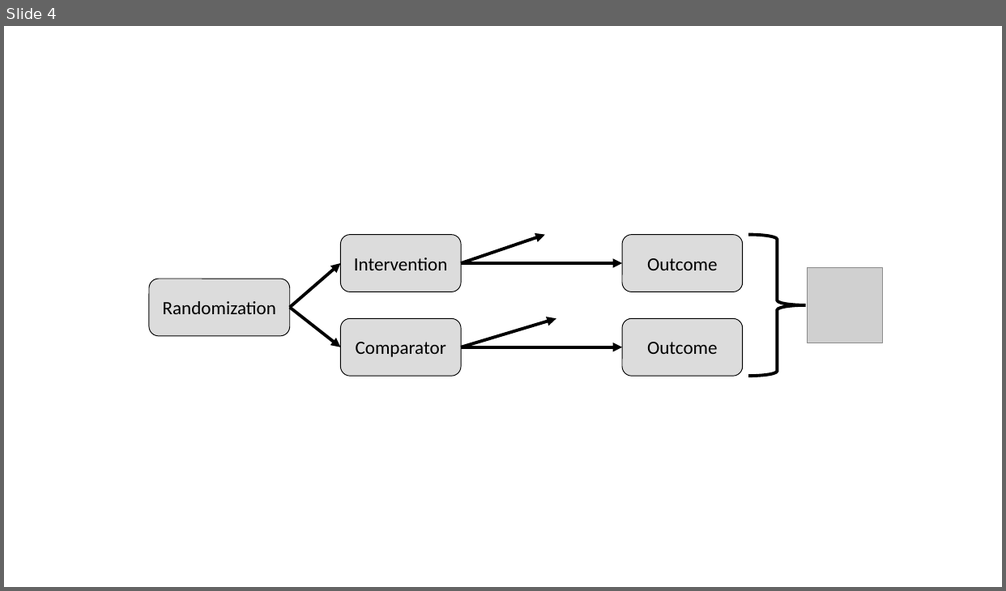
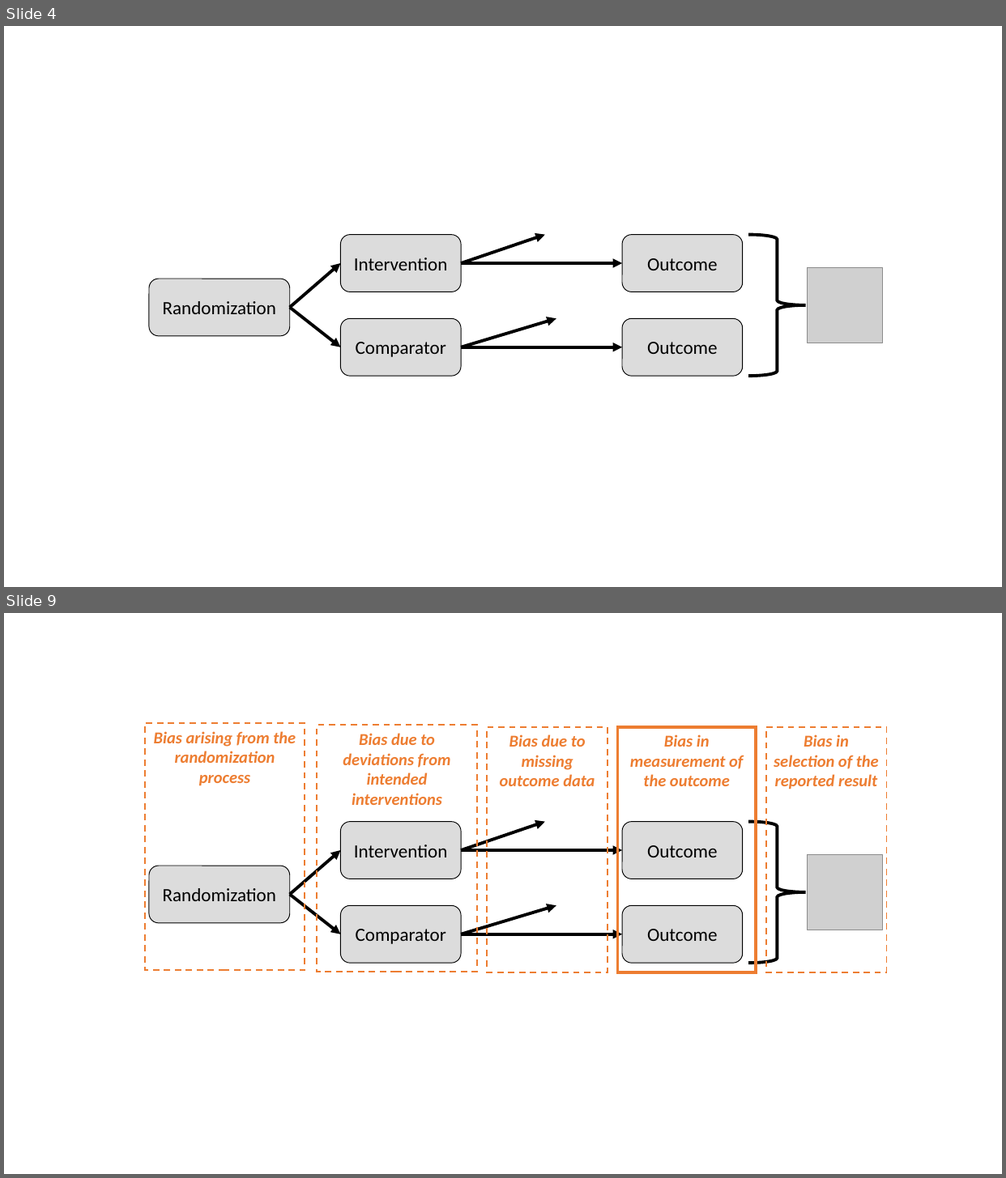
Before and after one commit to mcguinlu/ESI-ROB2-intro, a slide deck: resources/diagrams.pptx. Shown one above the other, each under a label of ours: slide 4 before the commit, slides 4 and 9 after it; the slides between them are not shown. The pictures are 1006x591 and 1006x1178 pixels, drawn with LibreOffice and Linux fonts; fonts in the diff are those of the drawing; grey boxes stand for pictures. Boxes give left, top, right and bottom in pixels: in the first picture for what was removed or moved away, otherwise in the second. Text is boxed around its words. In the diff, an @@ line names an element or a change of style, - is before the commit and + after.

```diff
--- a/resources/diagrams.pptx
+++ b/resources/diagrams.pptx
@@ slide 9 added at bbox=[4, 613, 1002, 1174], background #FFFFFF @@
@@ rectangle added at bbox=[145, 723, 305, 970], outline #ED7D31 1.5 pt dashed, 16 pt, text #ED7D31, bold, italic @@
+Bias arising from the randomization process
@@ rectangle added at bbox=[317, 726, 477, 973], outline #ED7D31 1.5 pt dashed, 16 pt, text #ED7D31, bold, italic @@
+Bias due to deviations from intended interventions
@@ rectangle added at bbox=[487, 726, 607, 973], outline #ED7D31 1.5 pt dashed, 16 pt, text #ED7D31, bold, italic @@
+Bias due to missing outcome data
@@ rectangle added at bbox=[618, 726, 756, 973], outline #ED7D31 3 pt, 16 pt, text #ED7D31, bold, italic @@
+Bias in measurement of the outcome
@@ rectangle added at bbox=[766, 726, 887, 973], outline #ED7D31 1.5 pt dashed, 16 pt, text #ED7D31, bold, italic @@
+Bias in selection of the reported result
@@ rounded rectangle added at bbox=[341, 822, 462, 879], fill #DCDCDC, outline #000000 0.75 pt, 18 pt, text #000000 @@
+Intervention
@@ arrow added from (462, 850) to (545, 822), #000000 3 pt @@
@@ rounded rectangle added at bbox=[622, 822, 743, 879], fill #DCDCDC, outline #000000 0.75 pt, 18 pt, text #000000 @@
+Outcome
@@ right brace added at bbox=[749, 822, 806, 964], outline #000000 3 pt @@
@@ arrow added from (290, 895) to (341, 850), #000000 3 pt @@
@@ arrow added from (462, 850) to (622, 850), #000000 3 pt @@
@@ picture added at bbox=[808, 855, 882, 930] @@
@@ rounded rectangle added at bbox=[149, 866, 290, 924], fill #DCDCDC, outline #000000 0.75 pt, 18 pt, text #000000 @@
+Randomization
@@ arrow added from (290, 895) to (341, 934), #000000 3 pt @@
@@ rounded rectangle added at bbox=[341, 905, 462, 964], fill #DCDCDC, outline #000000 0.75 pt, 18 pt, text #000000 @@
+Comparator
@@ arrow added from (462, 934) to (556, 905), #000000 3 pt @@
@@ rounded rectangle added at bbox=[622, 905, 743, 964], fill #DCDCDC, outline #000000 0.75 pt, 18 pt, text #000000 @@
+Outcome
@@ arrow added from (462, 934) to (622, 934), #000000 3 pt @@
```
Also in this commit, not shown: 1 slide changed, 4 other slides added, 13 other files.
